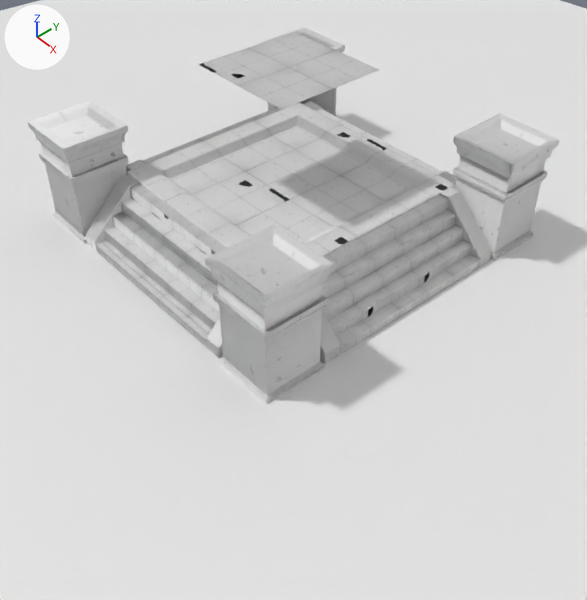
What one commit did to the Blender file work in progress/porrastasannekoriste.blend.
Camera for both pictures: a camera (50 mm lens) standing at (9.13, -7.85, 8.4) and looking at (-0.42, 0.47, -2.26). The axes (+X, +Y, +Z) are drawn at upper left. The lights are the same throughout.
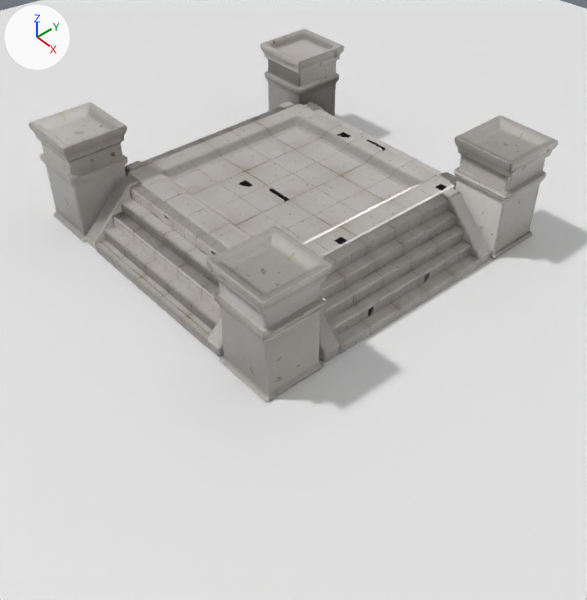
Edits to the bpy script that builds the scene:
```text
Change mat_material:
    remove # nodes: BrightContrast, BsdfDiffuse, CombineColor, Math, NormalMap, OutputMaterial, RGBToBW, TexCoord, TexImage x2
    nodes: BrightContrast, BsdfPrincipled, Math, NormalMap, OutputMaterial, RGBToBW, TexCoord, TexImage x3
Change ob_plane_001:
    ob_plane_001.location: (0.0, 0.0, 3.0) -> (0.0, 0.0, -9.0)
Change ob_cube:
    add _m = ob_cube.modifiers.new('Bevel', 'BEVEL')
    add _m.limit_method = 'NONE'
    add _m.spread = 0.0
```

Where the change shows, as pixel boxes (x1, y1, x2, y2) in the pictures (587 x 600 px):
'Cube', surface changed, modifiers changed: before (28, 28, 560, 404); after (29, 29, 558, 402)
'Plane.001', surface changed, moved (not visible afterwards): before (199, 32, 379, 109)
